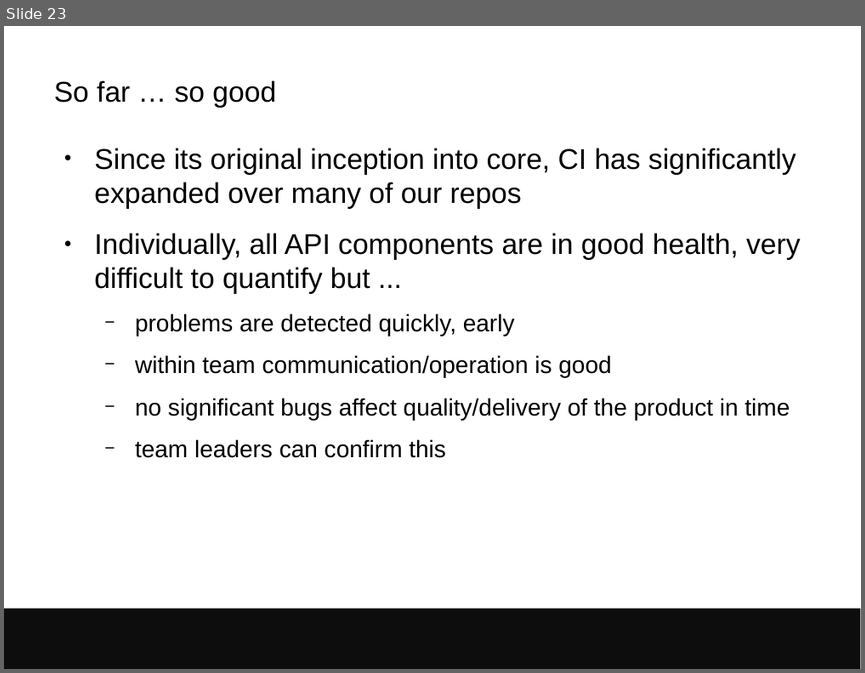
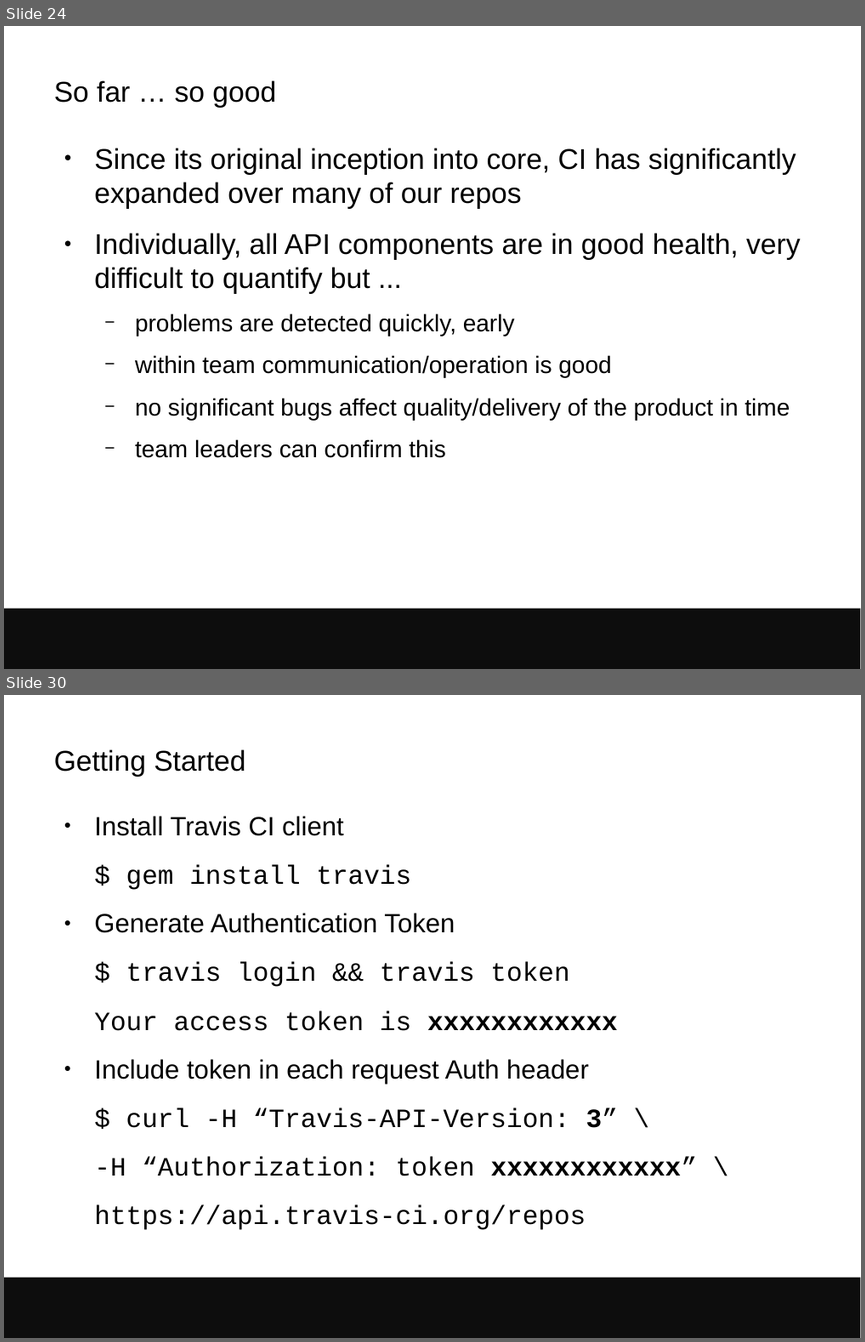
Before and after one commit to avullo/presentations, a slide deck: 2017/data-review-12-17/talk.odp. Shown one above the other, each under a label of ours: slide 23 before the commit, slides 24 and 30 after it; the slides between them are not shown. The pictures are 865x673 and 865x1342 pixels, drawn with LibreOffice and Linux fonts; fonts in the diff are those of the drawing; background and template pictures are left out. Boxes give left, top, right and bottom in pixels: in the first picture for what was removed or moved away, otherwise in the second. Text is boxed around its words. In the diff, an @@ line names an element or a change of style, - is before the commit and + after.

Commit message:
More into CI in Ensembl, started dependent build section.

```diff
--- a/2017/data-review-12-17/talk.odp
+++ b/2017/data-review-12-17/talk.odp
@@ slide 30 added at (4,695,861,1338), background #FFFFFF; not listed: 1 template element that a slide beside it also shows @@
@@ title added at (54,749,245,777), 24 pt, text #000000 @@
+Getting Started
@@ text added at (94,816,697,1230), 22.2 pt, text #000000 @@
+● Install Travis CI client
+$ gem install travis
+● Generate Authentication Token
+$ travis login && travis token
+Your access token is xxxxxxxxxxxx
+● Include token in each request Auth header
+$ curl -H “Travis-API-Version: 3” \
+-H “Authorization: token xxxxxxxxxxxx” \
+https://api.travis-ci.org/repos
@@ what was slide 23 is now slide 24 @@
```
Also in this commit, not shown: 3 slides changed, 9 other slides added.
